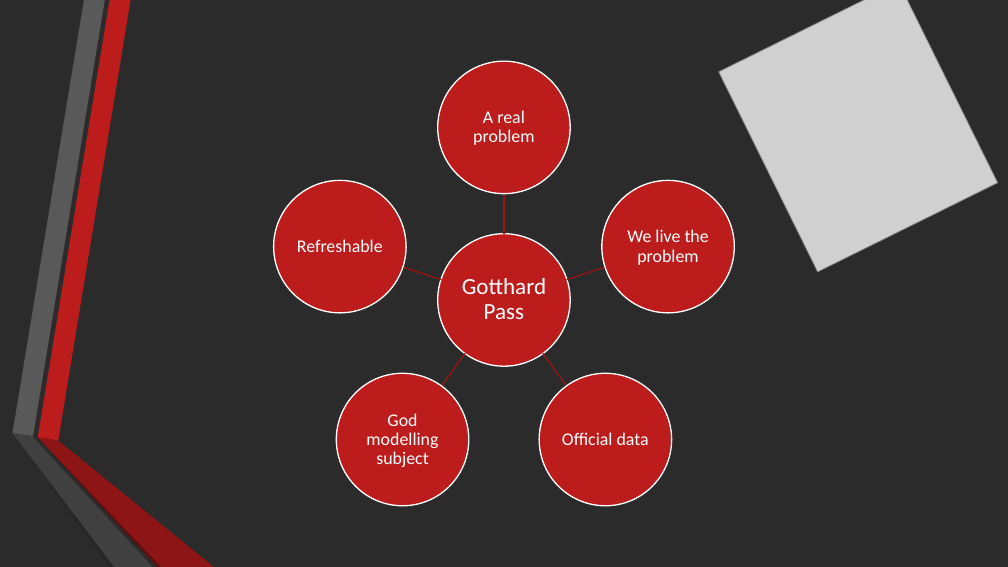
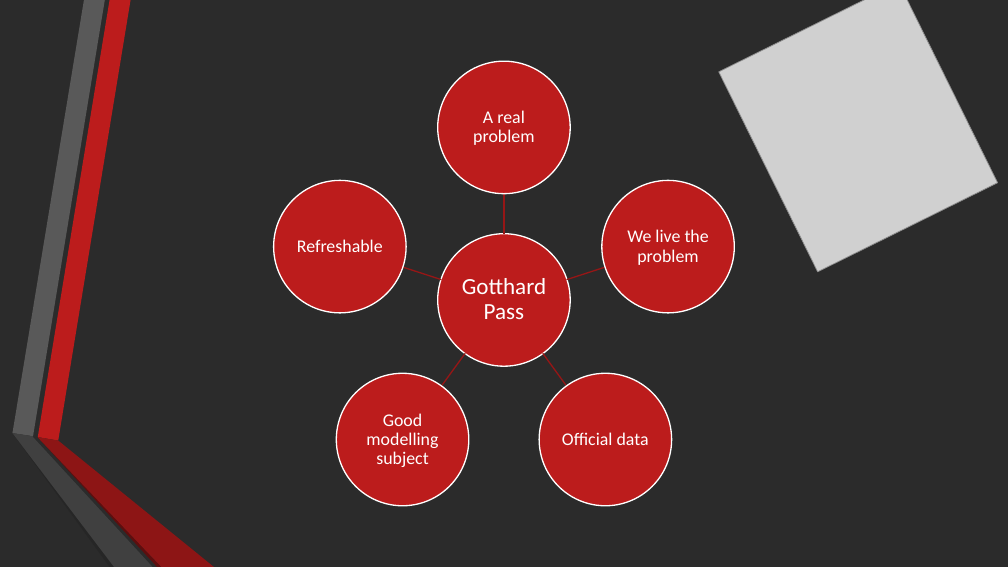
Before and after one commit to masins/project_Gotthard, a slide deck: slide 1 of flashtalk/flashcard_ppt.pptx. Drawn at 1008x567 pixels with LibreOffice and Linux fonts; fonts in the diff are those of the drawing; grey boxes stand for pictures; background and template pictures are left out; a plain dark background stands for a picture behind light text. Boxes give left, top, right and bottom in pixels: in the first picture for what was removed or moved away, otherwise in the second. Text is boxed around its words. In the diff, an @@ line names an element or a change of style, - is before the commit and + after.

Commit message:
correction flashcard.pdf

```diff
--- a/flashtalk/flashcard_ppt.pptx
+++ b/flashtalk/flashcard_ppt.pptx
@@ text at box(366, 413, 438, 467): text changed @@
-God modelling subject
+Good modelling subject
```
